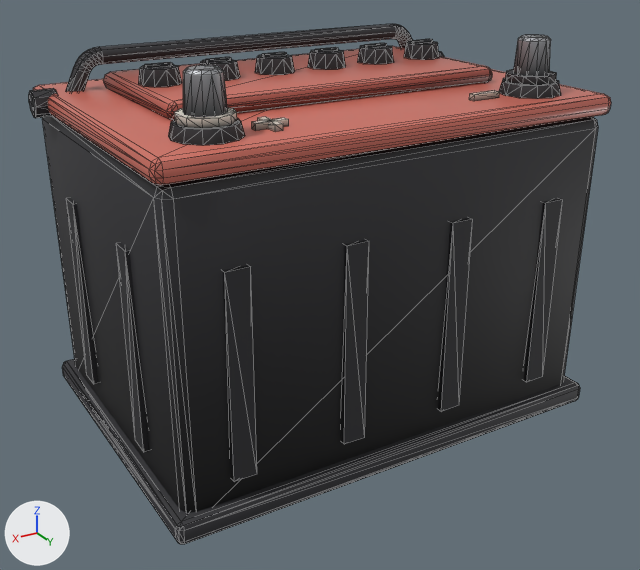
One commit to the glTF model public/models/modcar/parts/bat_std.glb: the scene before it, then after it.
Rendered twice from a camera (50 mm lens) standing at (0.237, 0.401, 0.268) and looking at (0.004, 0.012, 0.074). Lighting does not change. The marker at lower left points along +X, +Y and +Z. The first picture is the older version. Mesh edges are drawn as thin lines. Vertices at exactly the same position are counted once.

Before the edit, the objects in view are built like this:
```python
me_part = bpy.data.meshes.new('PART')
me_part.from_pydata(...)  # 900 vertices, 1582 faces; spans x -0.13..0.13, y -0.092..0.092, z 0.0..0.207
# faces by material slot: [1068, 104, 226, 184]
me_part.materials.append(mat_trim)
me_part.materials.append(mat_paint_b)
me_part.materials.append(mat_paint)
me_part.materials.append(mat_steel)
ob_part = bpy.data.objects.new('PART', me_part)
ob_part.location = (0.0, 0.0, 0.0)
```
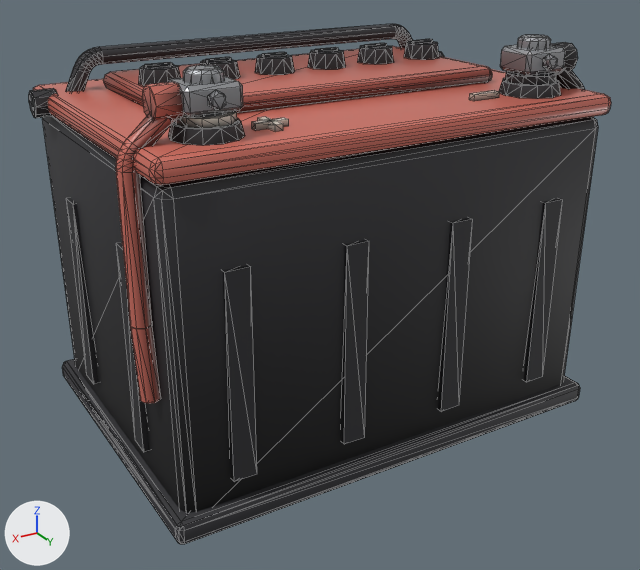
The change, as JSON lines over the scene's bpy script:
```json
{"op": "add", "block": "mat_rubber", "code": ["mat_rubber = bpy.data.materials.new('rubber')", "# nodes: BsdfPrincipled, Mix, OutputMaterial, VertexColor", "# colours: black #2c2c2f, mixed with the vertex colours"]}
{"block": "me_part", "where": "# used by ob_part; location = (0.0, 0.0, 0.0)"}
{"op": "remove", "block": "me_part", "code": "me_part.from_pydata(...)  # 900 vertices, 1582 faces; spans x -0.13..0.13, y -0.092..0.092, z 0.0..0.207"}
{"op": "add", "block": "me_part", "code": "me_part.from_pydata(...)  # 1236 vertices, 2222 faces; spans x -0.13..0.13, y -0.092..0.092, z 0.0..0.207"}
{"block": "me_part", "change": "me_part part 1: a new loose piece, a 10-sided cylinder along x spanning x 0.102..0.114, y 0.057..0.072, z 0.188..0.202, in mat_paint"}
{"block": "me_part", "change": "me_part part 2: a new loose piece, a 6-sided cut cone along y (radius 0.004 at the low end, 0.0032 at the high end) spanning x -0.0935..-0.0865, y 0.075..0.0785, z 0.192..0.2, in mat_steel"}
{"block": "me_part", "change": "me_part part 3: a new loose piece, a 6-sided cut cone along y (radius 0.004 at the low end, 0.0032 at the high end) spanning x 0.0865..0.0935, y 0.075..0.0785, z 0.192..0.2, in mat_steel"}
{"block": "me_part", "change": "me_part part 4: a new loose piece, a 10-sided cylinder along x spanning x -0.114..-0.102, y 0.057..0.072, z 0.188..0.202, in mat_rubber"}
{"block": "me_part", "change": "me_part part 5: a new loose piece of 112 vertices spanning x 0.099..0.13, y 0.059..0.069, z 0.064..0.199, in mat_paint"}
{"block": "me_part", "change": "me_part part 6: a new loose piece of 112 vertices spanning x -0.13..-0.099, y 0.059..0.069, z 0.064..0.199, in mat_rubber"}
{"block": "me_part", "change": "me_part part 7: a new loose piece of 24 vertices spanning x -0.103..-0.077, y 0.053..0.075, z 0.19..0.202, in mat_steel"}
{"block": "me_part", "change": "me_part part 8: a new loose piece of 24 vertices spanning x 0.077..0.103, y 0.053..0.075, z 0.19..0.202, in mat_steel"}
{"block": "me_part", "change": "me_part part 9: 279 kept faces spanning x -0.124..0.123, y -0.086..0.089, z 0.006..0.207 get new vertex colours"}
{"op": "add", "block": "me_part", "code": "me_part.materials.append(mat_rubber)"}
```

Changed parts and their boxes [x1, y1, x2, y2] in the pictures (640 x 570 px):
```json
{"part": 1, "of": "me_part", "change": "added", "after": [142, 82, 184, 121]}
{"part": 2, "of": "me_part", "change": "added", "after": [543, 54, 558, 70]}
{"part": 3, "of": "me_part", "change": "added", "after": [208, 90, 226, 110]}
{"part": 4, "of": "me_part", "change": "added", "after": [551, 42, 578, 70]}
{"part": 5, "of": "me_part", "change": "added", "after": [116, 113, 176, 404]}
{"part": 6, "of": "me_part", "change": "added", "after": [556, 69, 585, 90]}
{"part": 7, "of": "me_part", "change": "added", "after": [500, 45, 565, 75]}
{"part": 8, "of": "me_part", "change": "added", "after": [168, 76, 243, 117]}
{"part": 9, "of": "me_part", "change": "recoloured", "before": [113, 41, 588, 407], "after": [113, 41, 588, 407]}
```
